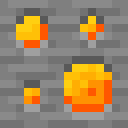
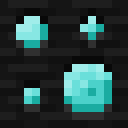
Revision of a layered 128×128 image; what changed, layer by layer:
hid "stone #9" over [0, 0, 128, 128]
hid "stone #2" over [0, 0, 128, 128]
added layer "dark #2" in group "stone gem" over [0, 0, 128, 128]
showed "diamond" over [0, 0, 128, 128]
showed "topaz" over [0, 0, 128, 128]
